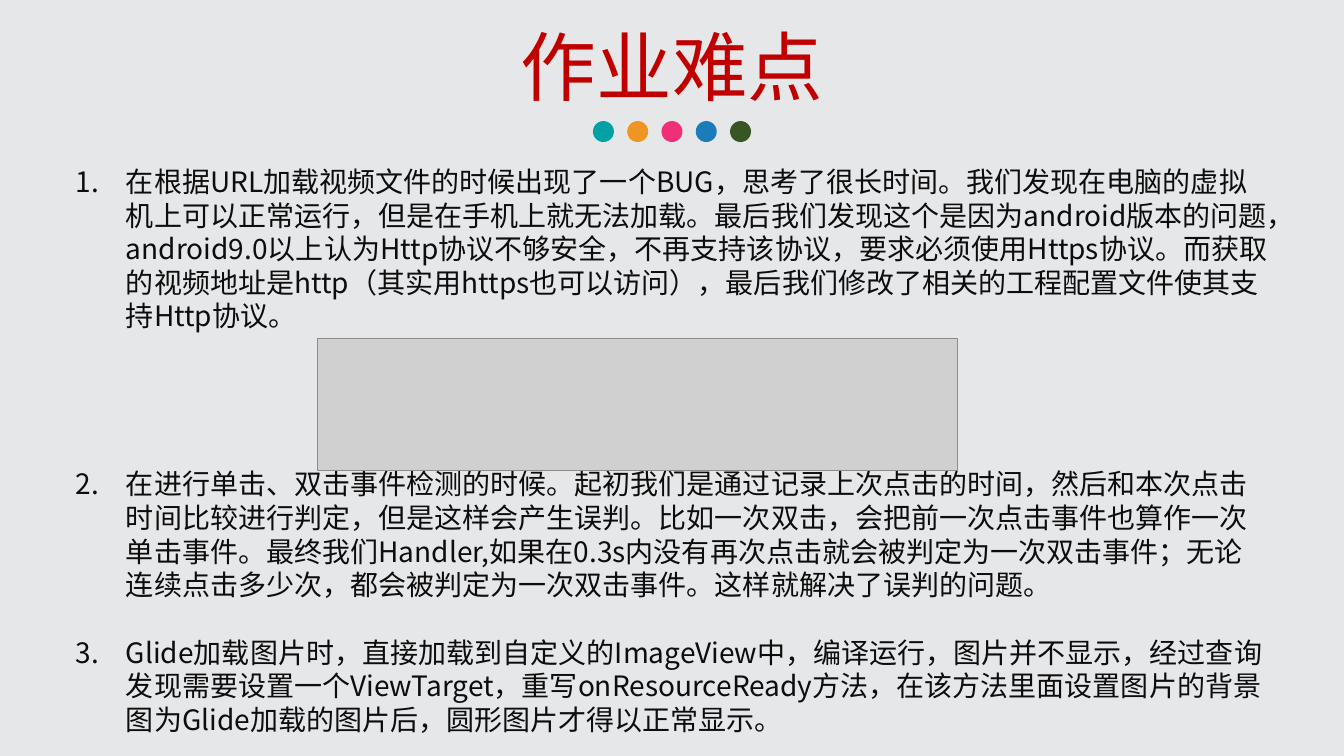
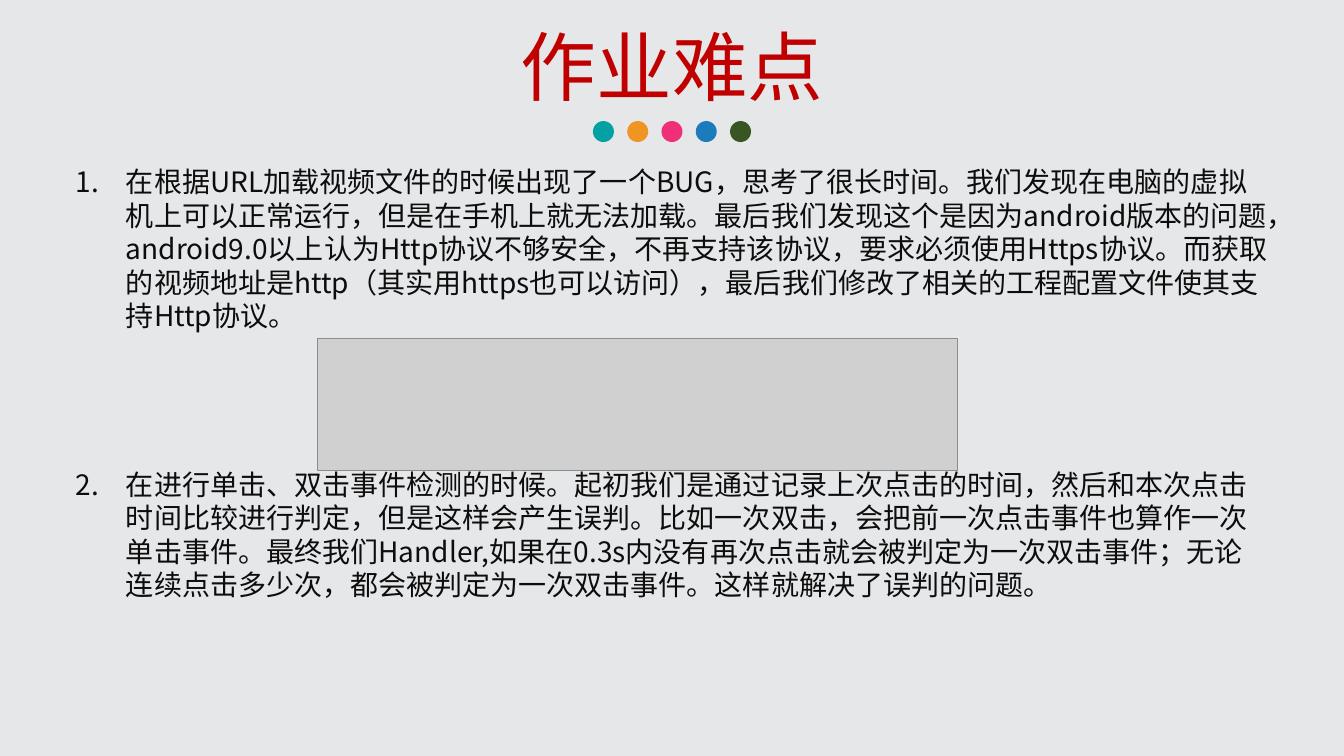
Before and after one commit to husaier/FinalWork.Android, a slide deck: slide 5 of 总结.pptx. Drawn at 1344x756 pixels with LibreOffice and Linux fonts; fonts in the diff are those of the drawing; grey boxes stand for pictures. Boxes give left, top, right and bottom in pixels: in the first picture for what was removed or moved away, otherwise in the second. Text is boxed around its words. In the diff, an @@ line names an element or a change of style, - is before the commit and + after.

```diff
--- a/总结.pptx
+++ b/总结.pptx
@@ text at (x1=126, y1=639, x2=1262, y2=733): paragraph removed @@
-3. Glide加载图片时，直接加载到自定义的ImageView中，编译运行，图片并不显示，经过查询发现需要设置一个ViewTarget，重写onResourceReady方法，在该方法里面设置图片的背景图为Glide加载的图片后，圆形图片才得以正常显示。
```
